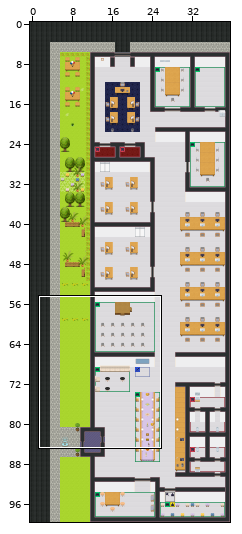
Tiled map (JSON): map.tmj. The picture above shows the old version from afar; the outline marks the close-up.
Close-up. Old version:
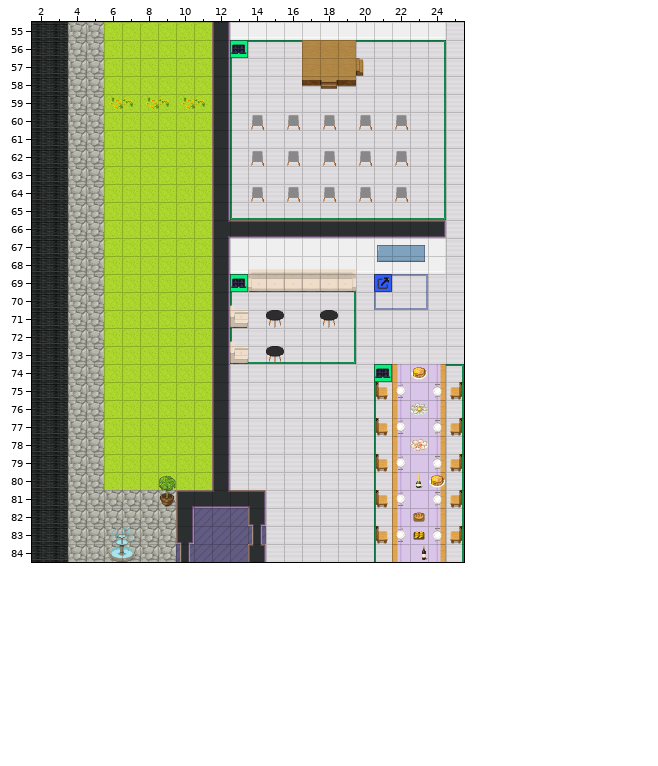
Cells are 32x32 px. Shown: x 2..25, y 55..84. The commit also changed other parts of the map, which this record leaves out.
And afterwards:
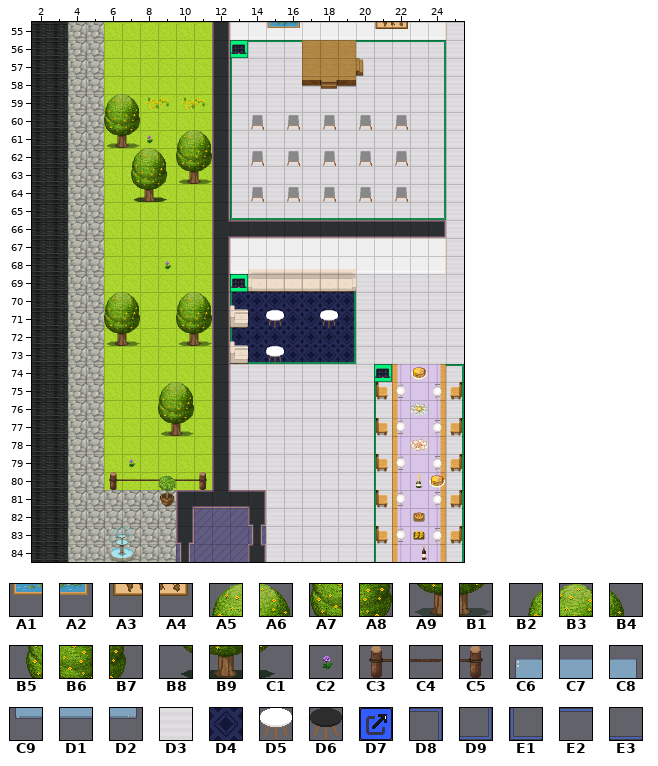
Key: from "WA_Decoration": A1 18, A2 19, A3 42, A4 43; from "WA_Exterior": A5 9, A6 10, A7 34, A8 35, A9 59, B1 60, B2 84, B3 85, B4 86, B5 109, B6 110, B7 111, B8 134, B9 135, C1 136, C2 583, C3 729, C4 730, C5 731; from "WA_Miscellaneous": C6 40, C7 41, C8 42, C9 50, D1 51, D2 52; from "WA_Room_Builder": D3 358, D4 362; from "WA_Tables": D5 131, D6 151; from "WA_User_Interface": D7 34, D8 201, D9 202, E1 203, E2 204, E3 205.
__ is an empty cell.
Diff:
Layer "floor/floor1":
y 70: x 13..19 D3 D3 D3 D3 D3 D3 D3 -> D4 D4 D4 D4 D4 D4 D4
y 71: x 14..19 D3 D3 D3 D3 D3 D3 -> D4 D4 D4 D4 D4 D4
y 72: x 13..19 D3 D3 D3 D3 D3 D3 D3 -> D4 D4 D4 D4 D4 D4 D4
y 73: x 14..19 D3 D3 D3 D3 D3 D3 -> D4 D4 D4 D4 D4 D4
Layer "floor/floor2":
y 69: x 21..23 D7 E2 D8 -> __ __ __
y 70: x 21..23 E1 E3 D9 -> __ __ __
Layer "furniture/furniture2":
y 60: x 6..7 __ __ -> A7 A8
y 61: x 6..8 __ __ __ -> A9 B1 C2
y 62: x 10..11 __ __ -> A7 A8
y 63: x 7..11 __ __ __ __ __ -> B5 B6 B7 A9 B1
y 64: x 7..9 __ __ __ -> B8 B9 C1
y 68: x 9 __ -> C2
y 71: x 6..7 __ __ -> A7 A8; x 10..11 __ __ -> A7 A8; x 15 D6 -> D5; x 18 D6 -> D5
y 72: x 6..7 __ __ -> A9 B1; x 10..11 __ __ -> A9 B1
y 73: x 15 D6 -> D5
y 76: x 9..10 __ __ -> A7 A8
y 77: x 9..10 __ __ -> A9 B1
y 79: x 7 __ -> C2
y 80: x 6..11 __ __ __ __ __ __ -> C3 C4 C4 C4 C4 C5
Layer "furniture/furniture3":
y 55: x 15..16 __ __ -> A1 A2; x 21..22 __ __ -> A3 A4
y 67: x 21..23 C6 C7 C8 -> __ __ __
y 68: x 21..23 C9 D1 D2 -> __ __ __
Layer "above/above2":
y 59: x 6..7 __ __ -> A5 A6
y 61: x 10..11 __ __ -> A5 A6
y 62: x 7..9 __ __ __ -> B2 B3 B4
y 70: x 6..7 __ __ -> A5 A6; x 10..11 __ __ -> A5 A6
y 75: x 9..10 __ __ -> A5 A6
